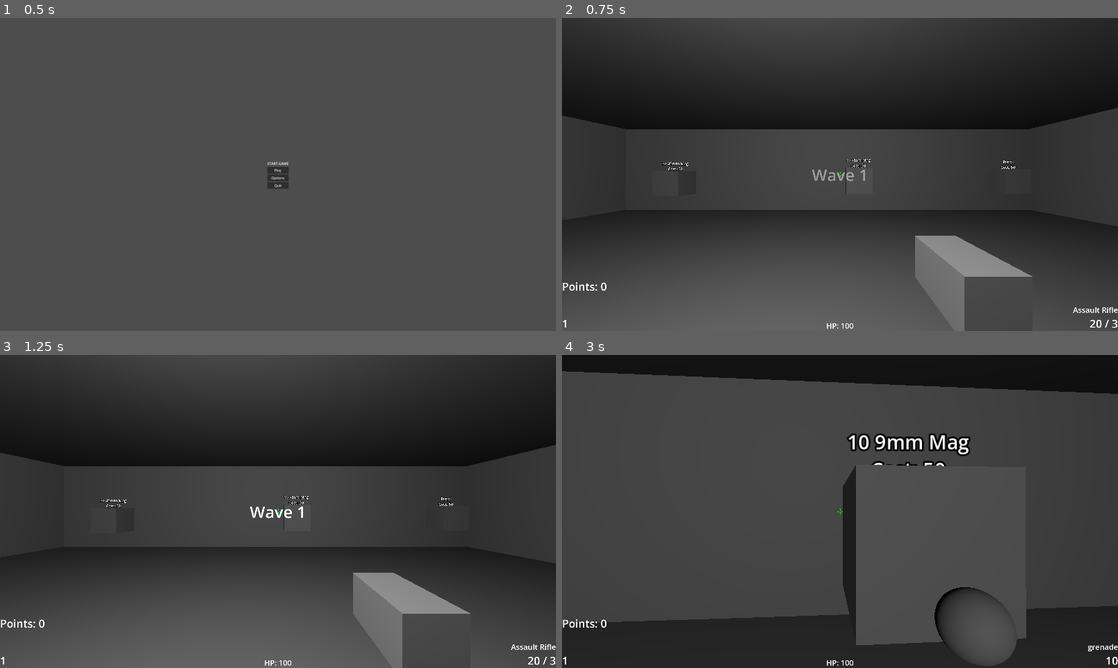
Above: before the commit, frames 1-4 (two rows, left to right).
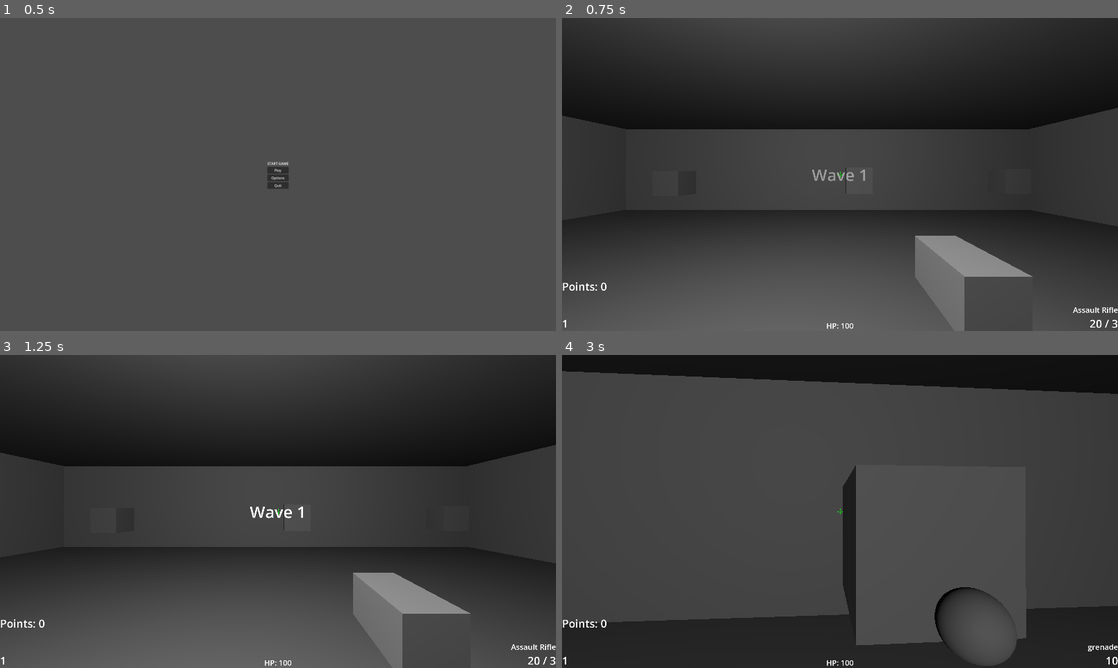
Above: after the commit, the same moments.

Repository: jarodarte/project-simba
Game: Godot game, scene res://game_start.tscn
Same seed, same stepped clock (60 frames per second), same inputs: the game is played once before the commit and once after it. Sound files missing from this copy of the repository are replaced by a short silence.
Inputs (mouse positions are in pixels of both pictures, inside the frame that each line leads up to):
- Up to frame 1 (0.5 s): no input
- Up to frame 2 (0.75 s): click "Play" at 0.5 s
- Up to frame 3 (1.25 s): no input
- Up to frame 4 (3 s): tap Enter at 1.25 s; move the mouse to (867, 511) at 1.27 s; hold E (interact) 1.28-2.03 s; hold W (forward) from 1.28 s (still down); click (867, 511) at 1.42 s; tap Space (jump) at 1.52, 2.27 s; move the mouse to (812, 511) at 2.02 s; tap Q (grenade) at 2.1 s; tap E (interact) at 2.3 s; move the mouse to (851, 505) at 2.77 s; hold E (interact) from 2.78 s (still down)

Frame 1 is identical in both runs. In frame 2, 0.1% of the frame differs, in the area x 18-82%, y 44-49%; in frame 3, 0.1%; in frame 4, 1.0%, in the area x 51-74%, y 25-36%.

Commit message:
fix interaction checker
fix hover check on all interactable objects

Diff:
--- a/door.gd
+++ b/door.gd
@@ -13,6 +13,7 @@
 var player: Node3D = null
 
 func _ready() -> void:
+	label.visible = false
 	player = get_tree().get_first_node_in_group("player")
 	label.text = "Open: " + str(cost)
 	if mesh_resource:
--- a/interaction_checker.gd
+++ b/interaction_checker.gd
@@ -6,8 +6,13 @@
 func check_interaction():
 	if raycast.is_colliding():
 		var collider = raycast.get_collider()
-		var target = collider.get_parent() if collider else null
-		if target and target.has_method("show_info"):
+		var target = null
+		if collider and collider.has_method("show_info"):
+			target = collider
+		elif collider and collider.get_parent().has_method("show_info"):
+			target = collider.get_parent()
+
+		if target:
 			if current_lookat != target:
 				if current_lookat and current_lookat.has_method("hide_info"):
 					current_lookat.hide_info()
--- a/loot_button.gd
+++ b/loot_button.gd
@@ -15,6 +15,7 @@
 var player: Node3D = null
 
 func _ready() -> void:
+	label.visible = false
 	player = get_tree().get_first_node_in_group("player")
 	update_label()
 
@@ -87,3 +88,9 @@
 	player.player_shooter.spawn_weapon()
 	player.player_shooter.reset_gun_state()
 	player.player_shooter.emit_weapon_stats()
+
+func show_info():
+	label.visible = true
+
+func hide_info():
+	label.visible = false
--- a/main.tscn
+++ b/main.tscn
@@ -177,6 +177,8 @@
 
 [node name="MysteryBox" parent="." unique_id=84698450 instance=ExtResource("8_5vw27")]
 transform = Transform3D(-4.371139e-08, 0, 1, 0, 1, 0, -1, 0, -4.371139e-08, 8.995686, -1.5034723, -28.159025)
+collision_layer = 5
+collision_mask = 5
 weapon_table = Array[ExtResource("6_272bh")]([ExtResource("5_4c57u"), ExtResource("7_dg77c"), ExtResource("8_efxa6"), ExtResource("12_dg77c")])
 points_cost = 100
 
--- a/mystery_box.gd
+++ b/mystery_box.gd
@@ -1,18 +1,34 @@
-extends Area3D
+extends StaticBody3D
+
 @onready var label = $Label3D
 @onready var sound = $AudioStreamPlayer3D
+@onready var mesh_instance = $MeshInstance3D
+@onready var collision = $CollisionShape3D
+
 @export var weapon_table: Array[WeaponData] = []
 @export var points_cost: int = 900
 @export var interaction_range: float = 3.0
+@export var mesh_resource: Mesh
+
 var player: Node3D = null
 enum State { IDLE, ROLLED }
 var state: State = State.IDLE
 var rolled_weapon: WeaponData = null
 var reset_timer: SceneTreeTimer = null
+var label_locked: bool = false
 
 func _ready() -> void:
+	label.visible = false
 	update_label()
 	player = get_tree().get_first_node_in_group("player")
+	if mesh_resource:
+		mesh_instance.mesh = mesh_resource
+	_build_collision()
+
+func _build_collision() -> void:
+	if mesh_instance.mesh == null:
+		return
+	collision.shape = mesh_instance.mesh.create_trimesh_shape()
 
 func update_label(message: String = ""):
 	label.text = message if message != "" else "Mystery Box Cost: " + str(points_cost)
@@ -34,6 +50,8 @@
 func apply_reward() -> void:
 	state = State.ROLLED
 	rolled_weapon = weapon_table[randi() % weapon_table.size()]
+	label_locked = true
+	label.visible = true
 	sound.play()
 	await roll_animation()
 	reset_timer = get_tree().create_timer(10.0)
@@ -41,8 +59,11 @@
 	if state == State.ROLLED:
 		update_label()
 		state = State.IDLE
+	label_locked = false
+	label.visible = false
 
 func give_gun_to_player():
+	label_locked = false
 	var new_weapon = rolled_weapon.duplicate(true)
 	new_weapon.current_ammo = new_weapon.magazine_size
 	new_weapon.current_reserve_magazines = new_weapon.max_reserve_magazines
@@ -51,6 +72,7 @@
 	player.player_shooter.spawn_weapon()
 	player.player_shooter.reset_gun_state()
 	player.player_shooter.emit_weapon_stats()
+	hide_info()
 
 func _input(event: InputEvent):
 	if not event.is_action_pressed("interact"):
@@ -60,12 +82,15 @@
 	if player.global_position.distance_to(global_position) > interaction_range:
 		return
 	var raycast = player.get_node_or_null("Camera3D/RayCast3D")
-	if raycast and raycast.is_colliding() and raycast.get_collider() == self and state == State.IDLE:
-		attempt_purchase()
-	elif raycast and raycast.is_colliding() and raycast.get_collider() == self and state == State.ROLLED:
-		give_gun_to_player()
-		state = State.IDLE
-		update_label()
+	if raycast and raycast.is_colliding():
+		var hit = raycast.get_collider()
+		if hit == self or hit.get_parent() == self:
+			if state == State.IDLE:
+				attempt_purchase()
+			elif state == State.ROLLED:
+				give_gun_to_player()
+				state = State.IDLE
+				update_label()
 
 func roll_animation() -> void:
 	if weapon_table.size() == 0:
@@ -77,3 +102,10 @@
 		await get_tree().create_timer(delay).timeout
 		delay += 0.018
 	label.text = rolled_weapon.name
+
+func show_info():
+	label.visible = true
+
+func hide_info():
+	if not label_locked:
+		label.visible = false
--- a/mystery_box.tscn
+++ b/mystery_box.tscn
@@ -3,20 +3,20 @@
 [ext_resource type="Script" uid="uid://pddhsva03lhf" path="res://mystery_box.gd" id="1_eb6tb"]
 [ext_resource type="AudioStream" uid="uid://bmkb5akc3m6ms" path="res://Audio/confirmation_001.ogg" id="2_yynod"]
 
-[sub_resource type="BoxMesh" id="BoxMesh_rl65j"]
-size = Vector3(2, 1, 1)
+[sub_resource type="BoxMesh" id="BoxMesh_eb6tb"]
 
-[sub_resource type="BoxShape3D" id="BoxShape3D_djt7h"]
-size = Vector3(2, 1, 1)
+[sub_resource type="BoxMesh" id="BoxMesh_yynod"]
 
-[node name="MysteryBox" type="Area3D" unique_id=84698450]
+[node name="MysteryBox" type="StaticBody3D" unique_id=2055045898]
+collision_layer = 5
+collision_mask = 5
 script = ExtResource("1_eb6tb")
+mesh_resource = SubResource("BoxMesh_eb6tb")
 
 [node name="MeshInstance3D" type="MeshInstance3D" parent="." unique_id=1765957834]
-mesh = SubResource("BoxMesh_rl65j")
+mesh = SubResource("BoxMesh_yynod")
 
 [node name="CollisionShape3D" type="CollisionShape3D" parent="." unique_id=297510484]
-shape = SubResource("BoxShape3D_djt7h")
 
 [node name="Label3D" type="Label3D" parent="." unique_id=1664440390]
 transform = Transform3D(1, 0, 0, 0, 1, 0, 0, 0, 1, 0, 1, 0)
